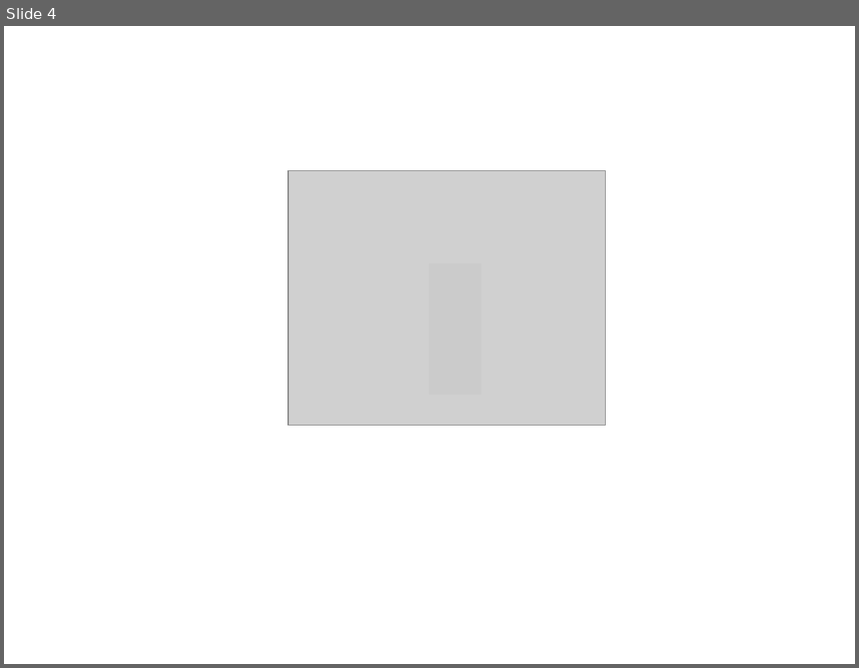
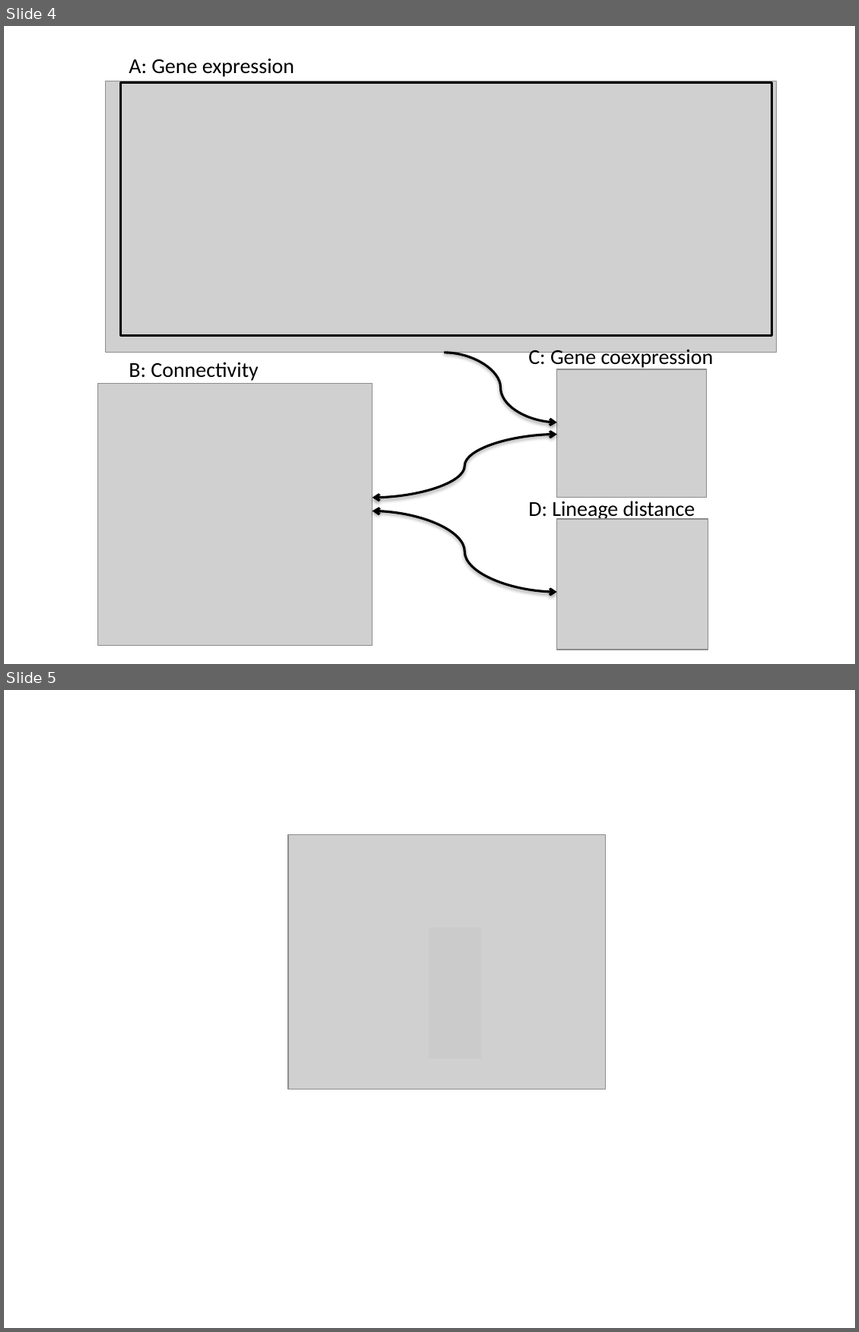
Before and after one commit to AurinaBMH/WORMPlosCBtemplate, a slide deck: figs/PlotsSummary.pptx. Shown one above the other, each under a label of ours: slide 4 before the commit, slides 4 and 5 after it. The pictures are 859x668 and 859x1332 pixels, drawn with LibreOffice and Linux fonts; fonts in the diff are those of the drawing; grey boxes stand for pictures. Boxes give left, top, right and bottom in pixels: in the first picture for what was removed or moved away, otherwise in the second. Text is boxed around its words. In the diff, an @@ line names an element or a change of style, - is before the commit and + after.

```diff
--- a/figs/PlotsSummary.pptx
+++ b/figs/PlotsSummary.pptx
@@ slide 4 added at <box>4,26,855,664</box>, background #FFFFFF @@
@@ group added at <box>85,34,790,658</box>: 4 pictures, 4 texts, 2 rectangles, 2 curved double arrows, 1 curved arrow @@
+A: Gene expression
+B: Connectivity
+C: Gene coexpression
+D: Lineage distance
@@ what was slide 4 is now slide 5 @@
```
Also in this commit, not shown: 4 slides changed, 2 other slides added, 7 other files.
